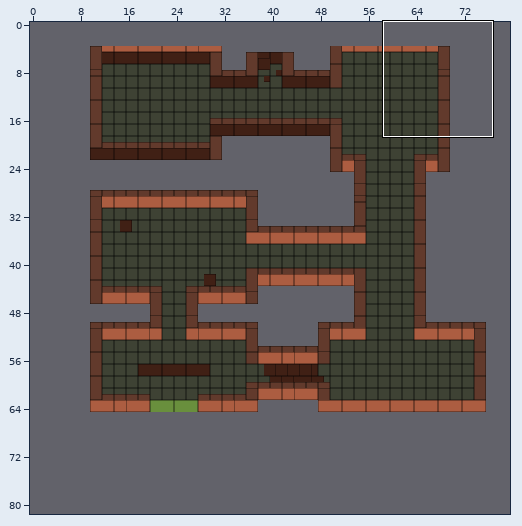
Tiled map, stored at assets/tiles/tuto.tmx. Above: a wide view before the commit, with the close-up outlined.
Close-up. Old version:
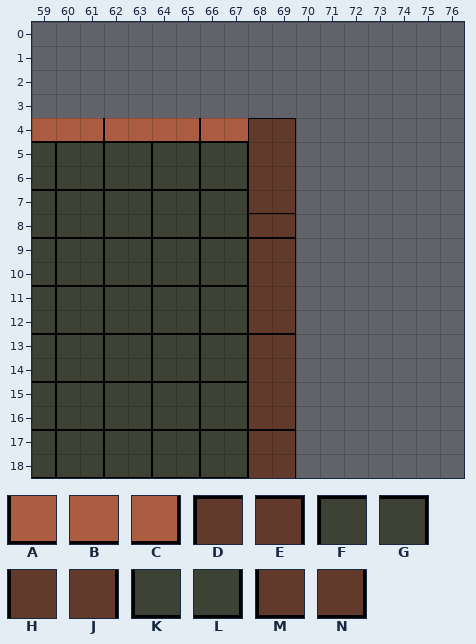
Cells are 16x16 px. Shown: x 59..76, y 0..18. The commit also changed other parts of the map, which this record leaves out. The old version is drawn lined up with the new one.
Key: from "carte_teste": A 11, B 12, C 14, D 22, E 23, F 24, G 25, H 33, J 34, K 35, L 36, M 55, N 56.
_ is an empty cell.
Layers that did not change in this view are not listed.
Layer "sol" before, first column x 59:
 0 __________________
 1 __________________
 2 __________________
 3 __________________
 4 __________________
 5 GFGFGFGFG_________
 6 LKLKLKLKL_________
 7 GFGFGFGFG_________
 8 LKLKLKLKL_________
 9 GFGFGFGFG_________
10 LKLKLKLKL_________
11 GFGFGFGFG_________
12 LKLKLKLKL_________
13 GFGFGFGFG_________
14 LKLKLKLKL_________
15 GFGFGFGFG_________
16 LKLKLKLKL_________
17 GFGFGFGFG_________
18 LKLKLKLKL_________
Layer "mur" before, first column x 59:
 0 __________________
 1 __________________
 2 __________________
 3 __________________
 4 BBCABBCABDE_______
 5 _________HJ_______
 6 _________HJ_______
 7 _________MN_______
 8 _________MN_______
 9 _________DE_______
10 _________HJ_______
11 _________HJ_______
12 _________MN_______
13 _________DE_______
14 _________HJ_______
15 _________HJ_______
16 _________MN_______
17 _________DE_______
18 _________HJ_______
Now the later version:
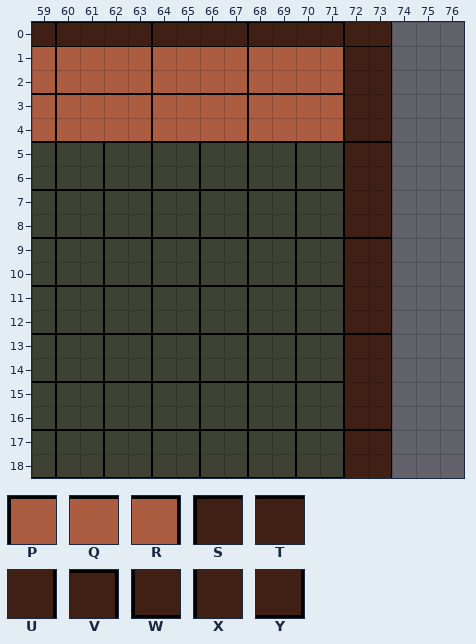
Further tiles: from "carte_teste": P 0, Q 1, R 3, S 66, T 67, U 67 turned 90, V 69, W 77, X 78 turned 90, Y 80.
The exact change:
map size 66x61 -> 80x82 cells (old content now starts at 10,4; both pictures use the new coordinates)
Layer "sol":
There is now tile A in row 2 at x 60, 64 and 68; in row 4 at x 60, 64 and 68.
There is now tile B in row 2 at x 61 to 62, 65 to 66 and 69 to 70; in row 4 at x 61 to 62, 65 to 66 and 69 to 70.
There is now tile C in row 2 at x 59, 63, 67 and 71; in row 4 at x 59, 63, 67 and 71.
There is now tile F in row 5 at x 68 and 70; in row 7 at x 68 and 70; in row 9 at x 68 and 70; in row 11 at x 68 and 70; in row 13 at x 68 and 70; in row 15 at x 68 and 70.
There is now tile F in row 17 at x 68 and 70.
There is now tile G in row 5 at x 69 and 71; in row 7 at x 69 and 71; in row 9 at x 69 and 71; in row 11 at x 69 and 71; in row 13 at x 69 and 71; in row 15 at x 69 and 71.
There is now tile G in row 17 at x 69 and 71.
There is now tile K in row 6 at x 68 and 70; in row 8 at x 68 and 70; in row 10 at x 68 and 70; in row 12 at x 68 and 70; in row 14 at x 68 and 70; in row 16 at x 68 and 70.
There is now tile K in row 18 at x 68 and 70.
There is now tile L in row 6 at x 69 and 71; in row 8 at x 69 and 71; in row 10 at x 69 and 71; in row 12 at x 69 and 71; in row 14 at x 69 and 71; in row 16 at x 69 and 71.
There is now tile L in row 18 at x 69 and 71.
There is now tile P in row 1 at x 60, 64 and 68; in row 3 at x 60, 64 and 68.
There is now tile Q in row 1 at x 61 to 62, 65 to 66 and 69 to 70; in row 3 at x 61 to 62, 65 to 66 and 69 to 70.
There is now tile R in row 1 at x 59, 63, 67 and 71; in row 3 at x 59, 63, 67 and 71.
Layer "mur":
There is now tile S in row 0 at x 60, 64 and 68; in row 1 at x 72; in row 5 at x 72; in row 9 at x 72; in row 13 at x 72; in row 17 at x 72.
There is now tile T in row 0 at x 61 to 62, 65 to 66 and 69 to 70.
There is now tile U in row 0 at x 73; in rows 2 to 3 at x 73; in rows 6 to 7 at x 73; in rows 10 to 11 at x 73; in rows 14 to 15 at x 73; in row 18 at x 73.
There is now tile V in row 0 at x 59, 63, 67 and 71; in row 1 at x 73; in row 5 at x 73; in row 9 at x 73; in row 13 at x 73; in row 17 at x 73.
There is now tile W in row 4 at x 72; in row 8 at x 72; in row 12 at x 72; in row 16 at x 72.
There is now tile X in row 0 at x 72; in rows 2 to 3 at x 72; in rows 6 to 7 at x 72; in rows 10 to 11 at x 72; in rows 14 to 15 at x 72; in row 18 at x 72.
There is now tile Y in row 4 at x 73; in row 8 at x 73; in row 12 at x 73; in row 16 at x 73.
Tile A is gone in row 4 at x 62 and 66.
Tile B is gone in row 4 at x 59 to 60, 63 to 64 and 67.
Tile C is gone in row 4 at x 61 and 65.
Tile D is gone in row 4 at x 68; in row 9 at x 68; in row 13 at x 68; in row 17 at x 68.
Tile E is gone in row 4 at x 69; in row 9 at x 69; in row 13 at x 69; in row 17 at x 69.
Tile H is gone in rows 5 to 6 at x 68; in rows 10 to 11 at x 68; in rows 14 to 15 at x 68; in row 18 at x 68.
Tile J is gone in rows 5 to 6 at x 69; in rows 10 to 11 at x 69; in rows 14 to 15 at x 69; in row 18 at x 69.
Tile M is gone in rows 7 to 8 at x 68; in row 12 at x 68; in row 16 at x 68.
Tile N is gone in rows 7 to 8 at x 69; in row 12 at x 69; in row 16 at x 69.
Boxes around the changes in both close-ups, in picture pixels (x1, y1, x2, y2):
changed: (32, 22, 392, 478)
